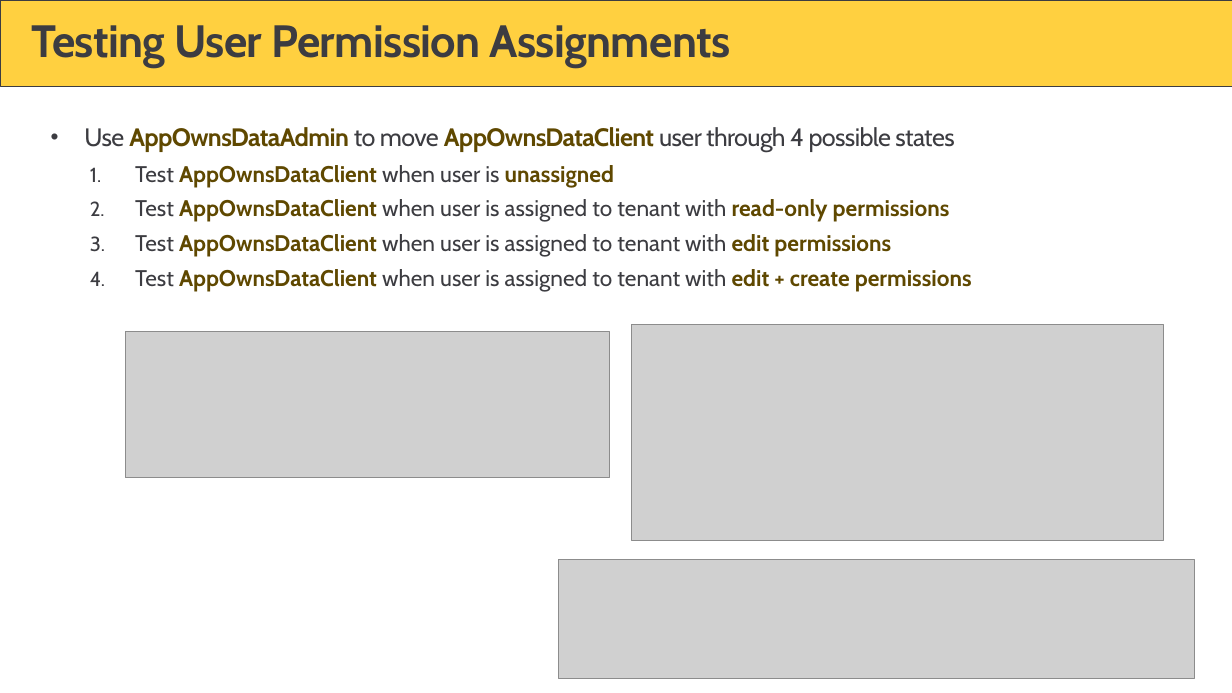
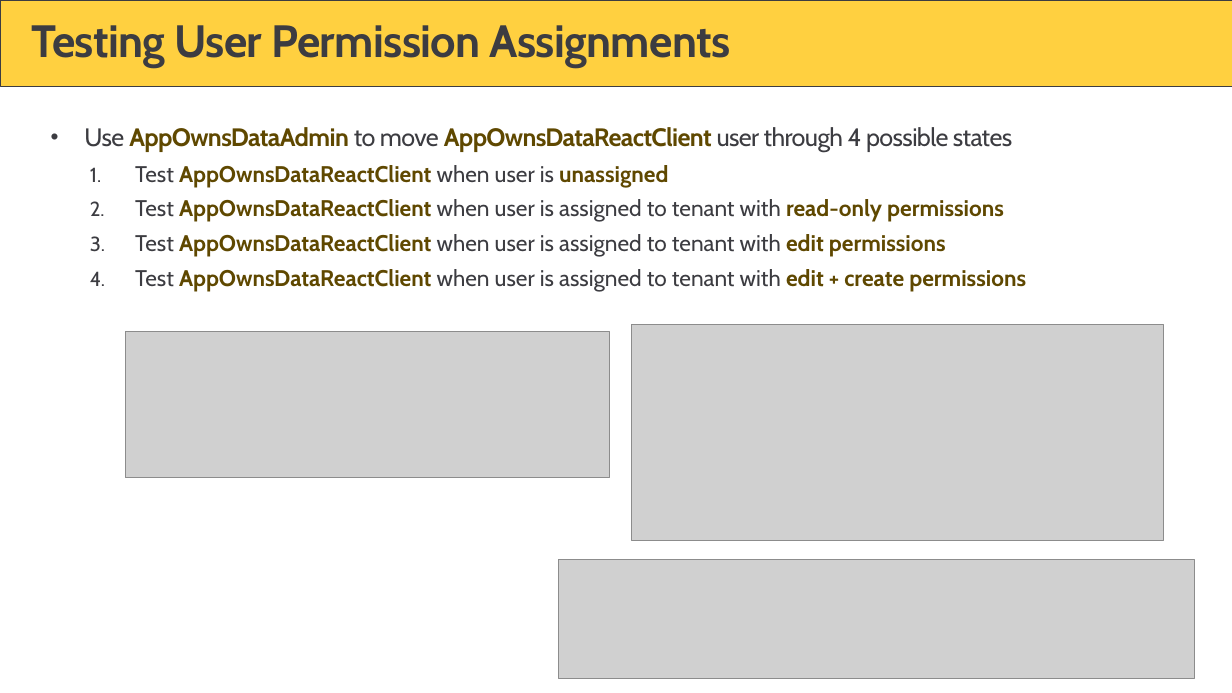
Before and after one commit to PowerBiDevCamp/Camp-Sessions, a slide deck: slide 36 of Session 32 - Design Patterns and Best Practices with Power BI Embedding.pptx (slide 27 before the commit). Drawn at 1232x693 pixels with LibreOffice and Linux fonts; fonts in the diff are those of the drawing; grey boxes stand for pictures; background and template pictures are left out. Boxes give left, top, right and bottom in pixels: in the first picture for what was removed or moved away, otherwise in the second. Text is boxed around its words. In the diff, an @@ line names an element or a change of style, - is before the commit and + after.

```diff
--- a/Session 32 - Design Patterns and Best Practices with Power BI Embedding.pptx
+++ b/Session 32 - Design Patterns and Best Practices with Power BI Embedding.pptx
@@ text at [84,127,1026,292]: text changed @@
-• Use AppOwnsDataAdmin to move AppOwnsDataClient user through 4 possible states
-  1. Test AppOwnsDataClient when user is unassigned
-  2. Test AppOwnsDataClient when user is assigned to tenant with read-only permissions
-  3. Test AppOwnsDataClient when user is assigned to tenant with edit permissions
-  4. Test AppOwnsDataClient when user is assigned to tenant with edit + create permissions
+• Use AppOwnsDataAdmin to move AppOwnsDataReactClient user through 4 possible states
+  1. Test AppOwnsDataReactClient when user is unassigned
+  2. Test AppOwnsDataReactClient when user is assigned to tenant with read-only permissions
+  3. Test AppOwnsDataReactClient when user is assigned to tenant with edit permissions
+  4. Test AppOwnsDataReactClient when user is assigned to tenant with edit + create permissions
```
Also in this commit, not shown: 12 other slides changed, 33 slides added, 18 slides removed, 6 other files.
